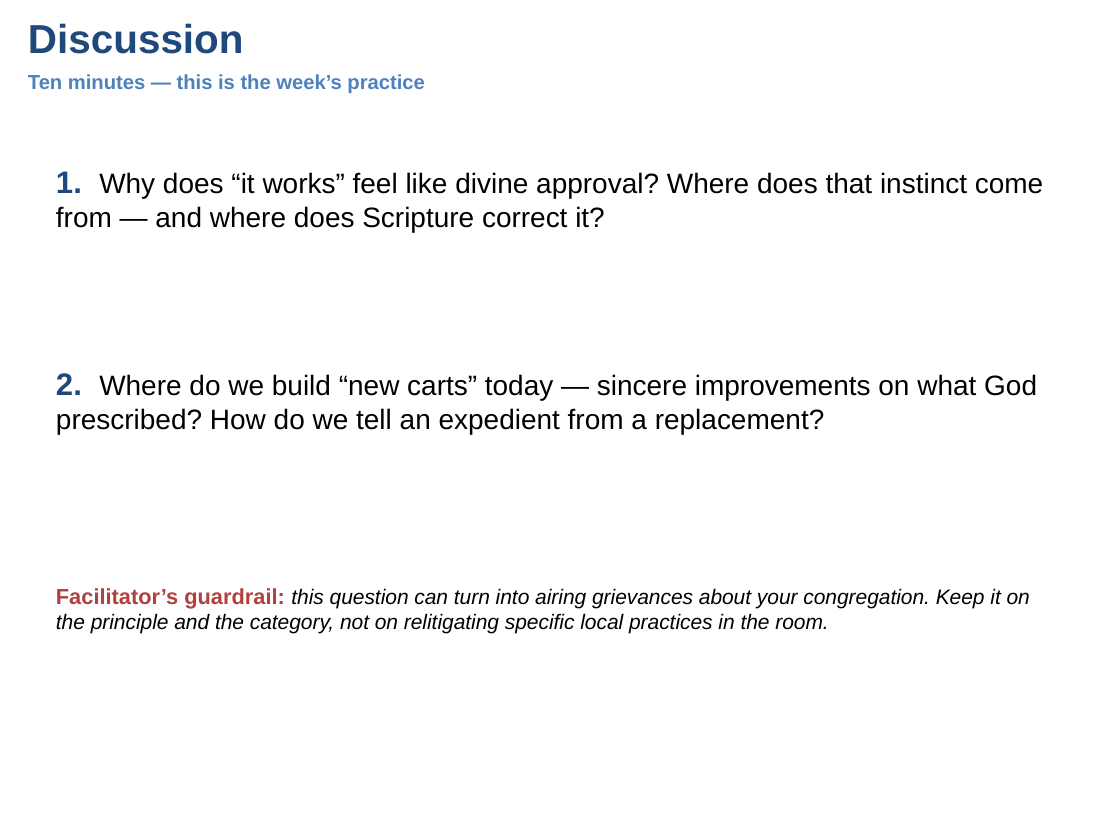
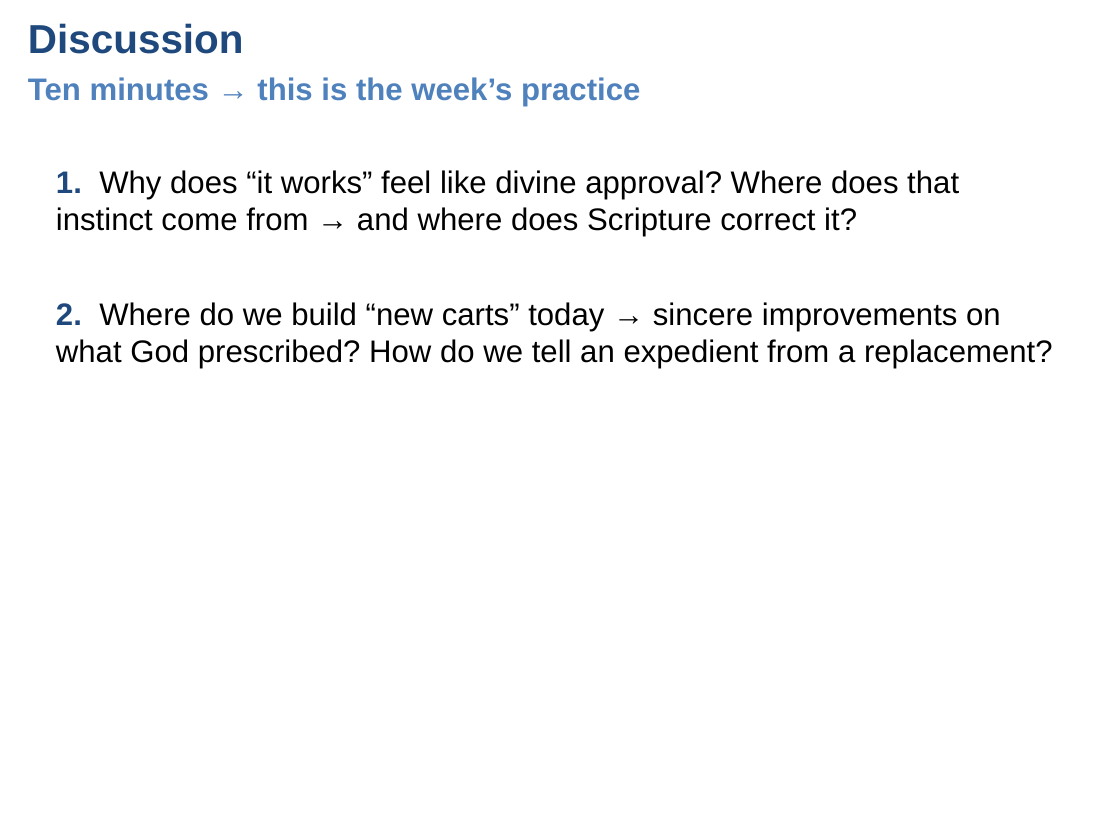
Before and after one commit to UsefulEngines/EvangelismPublic, a slide deck: slide 7 of 2026-Q4/03-GoodIntentions/Week03-GoodIntentionsAreNotEnough.pptx (slide 6 before the commit). Drawn at 1120x840 pixels with LibreOffice and Linux fonts; fonts in the diff are those of the drawing. Boxes give left, top, right and bottom in pixels: in the first picture for what was removed or moved away, otherwise in the second. Text is boxed around its words. In the diff, an @@ line names an element or a change of style, - is before the commit and + after.

```diff
--- a/2026-Q4/03-GoodIntentions/Week03-GoodIntentionsAreNotEnough.pptx
+++ b/2026-Q4/03-GoodIntentions/Week03-GoodIntentionsAreNotEnough.pptx
@@ text at (28, 77, 640, 106): text changed; size 13 to 20 pt @@
-Ten minutes — this is the week’s practice
+Ten minutes → this is the week’s practice
@@ text at (56, 170, 959, 237): text changed; size 18 to 20 pt @@
-1. Why does “it works” feel like divine approval? Where does that instinct come from — and where does Scripture correct it?
+1. Why does “it works” feel like divine approval? Where does that instinct come from → and where does Scripture correct it?
@@ text at (56, 302, 1053, 369): text changed; size 18 to 20 pt @@
-2. Where do we build “new carts” today — sincere improvements on what God prescribed? How do we tell an expedient from a replacement?
+2. Where do we build “new carts” today → sincere improvements on what God prescribed? How do we tell an expedient from a replacement?
@@ text removed at (56, 588, 1030, 633) @@
-Facilitator’s guardrail: this question can turn into airing grievances about your congregation. Keep it on the principle and the category, not on relitigating specific local practices in the room.
```
Also in this commit, not shown: 6 other slides changed, 2 slides added.
